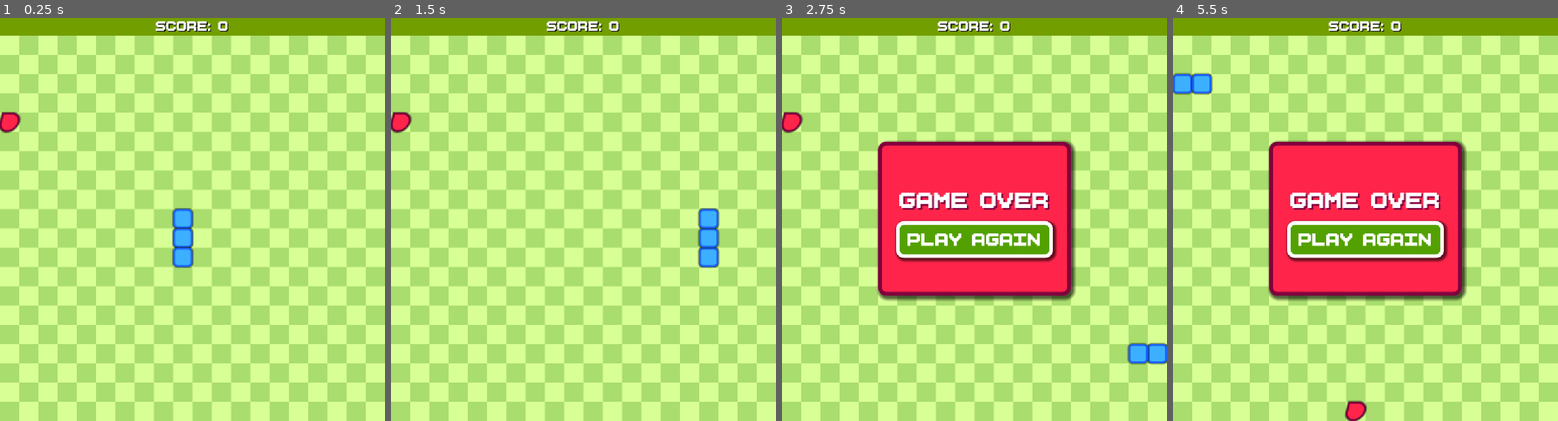
Above: before the commit, frames 1-4 (left to right).
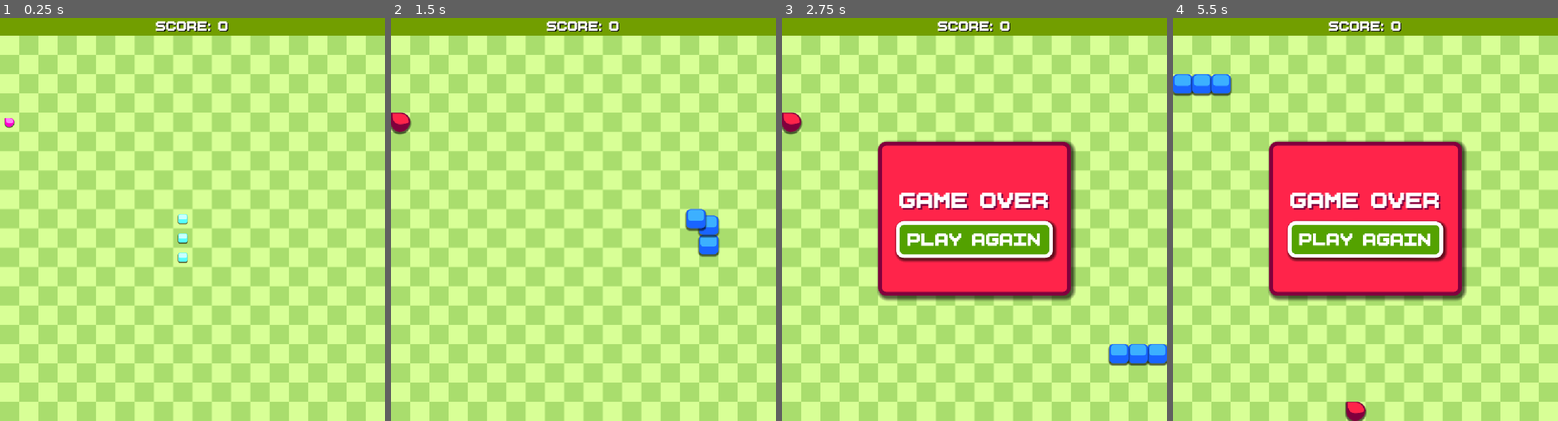
Above: after the commit, the same moments.

Repository: UbeJelly/Snake
Game: Godot game, scene res://Scenes/Main.tscn
The game is run twice, just before and just after one commit, with the same random seed, the same clock (stepped at 60 frames per second) and the same inputs.
Inputs (mouse positions are in pixels of both pictures, inside the frame that each line leads up to):
- Up to frame 1 (0.25 s): no input
- Up to frame 2 (1.5 s): move the mouse to (668, 199) at 0.52 s; hold D (move_right) 0.53-1.28 s; move the mouse to (506, 239) at 1.27 s; hold S (move_down) from 1.28 s (still down)
- Up to frame 3 (2.75 s): move the mouse to (1013, 130) at 2.02 s; release S (move_down) at 2.03 s; hold D (move_right) from 2.03 s (still down)
- Up to frame 4 (5.5 s): release D (move_right) at 2.75 s; click "PLAY AGAIN" at 2.75 s; move the mouse to (1346, 300) at 3.52 s; hold W (move_up) 3.53-4.28 s; move the mouse to (1481, 279) at 4.27 s; hold A (move_left) from 4.28 s (still down); move the mouse to (1250, 159) at 5.02 s

The runs differ from the first frame. In frame 1, 1.1% of the frame differs, in the area x 0-51%, y 23-63%; in frame 2, 0.9%; in frame 3, 0.7%; in frame 4, 1.3%, in the area x 0-72%, y 13-100%.

Commit message:
Added Tween animations on snake movements, added snake segments, food spawn, score update, and restart button.

Diff:
--- a/Scenes/Food.tscn
+++ b/Scenes/Food.tscn
@@ -2,16 +2,16 @@
 
 [sub_resource type="StyleBoxFlat" id="StyleBoxFlat_mqryn"]
 bg_color = Color(0.99999994, 0.14177391, 0.29173294, 1)
-skew = Vector2(0.25, 0)
-border_width_left = 5
-border_width_top = 5
-border_width_right = 5
-border_width_bottom = 5
+border_width_left = 4
+border_width_top = 2
+border_width_right = 4
+border_width_bottom = 20
 border_color = Color(0.50110394, 0, 0.23757759, 1)
 corner_radius_top_right = 50
 corner_radius_bottom_right = 60
 corner_radius_bottom_left = 50
 shadow_size = 4
+shadow_offset = Vector2(0, 4)
 
 [node name="Food" type="Panel" unique_id=769451045]
 custom_minimum_size = Vector2(50, 50)
--- a/Scenes/GameOver.tscn
+++ b/Scenes/GameOver.tscn
@@ -84,6 +84,8 @@
 offset_bottom = 92.0
 grow_horizontal = 2
 grow_vertical = 2
+pivot_offset = Vector2(184, 38)
+offset_transform_enabled = true
 mouse_default_cursor_shape = 2
 theme_override_colors/font_color = Color(1, 1, 1, 1)
 theme_override_colors/font_focus_color = Color(1, 1, 1, 1)
@@ -101,4 +103,6 @@
 theme_override_styles/focus = SubResource("StyleBoxFlat_wy31b")
 text = "PLAY AGAIN"
 
+[connection signal="mouse_entered" from="RestartButton" to="." method="_on_RestartButton_mouse_entered" flags=18]
+[connection signal="mouse_exited" from="RestartButton" to="." method="_on_RestartButton_mouse_exited" flags=18]
 [connection signal="pressed" from="RestartButton" to="." method="_on_RestartButton_pressed"]
--- a/Scenes/HUD.tscn
+++ b/Scenes/HUD.tscn
@@ -1,11 +1,13 @@
 [gd_scene format=3 uid="uid://ok7xv2xv4a8a"]
 
+[ext_resource type="Script" uid="uid://bq1e3gmpx4y52" path="res://Scripts/HUD.gd" id="1_jo1ms"]
 [ext_resource type="FontFile" uid="uid://2p35jk1ggllc" path="res://Assets/BoldPixels.ttf" id="1_sd512"]
 
 [sub_resource type="StyleBoxFlat" id="StyleBoxFlat_kln2b"]
 bg_color = Color(0.4457512, 0.62056583, 3.85046e-07, 1)
 
 [node name="HUD" type="CanvasLayer" unique_id=300059963]
+script = ExtResource("1_jo1ms")
 
 [node name="ScorePanel" type="Panel" parent="." unique_id=797031412]
 custom_minimum_size = Vector2(0, 50)
@@ -23,6 +25,7 @@
 offset_right = 34.5
 offset_bottom = 23.0
 grow_horizontal = 2
+offset_transform_enabled = true
 theme_override_colors/font_shadow_color = Color(0, 0, 0, 1)
 theme_override_constants/shadow_offset_x = 2
 theme_override_constants/shadow_offset_y = 2
@@ -31,3 +34,5 @@
 text = "SCORE: 0"
 horizontal_alignment = 1
 vertical_alignment = 1
+
+[connection signal="score_update" from="." to="." method="_on_score_update"]
--- a/Scenes/SnakeSegment.tscn
+++ b/Scenes/SnakeSegment.tscn
@@ -2,19 +2,21 @@
 
 [sub_resource type="StyleBoxFlat" id="StyleBoxFlat_mqryn"]
 bg_color = Color(0.23406506, 0.6893213, 0.9999998, 1)
-border_width_left = 5
-border_width_top = 5
-border_width_right = 5
-border_width_bottom = 5
+border_width_left = 4
+border_width_top = 2
+border_width_right = 4
+border_width_bottom = 20
 border_color = Color(0.09935089, 0.39107466, 1, 1)
 corner_radius_top_left = 10
 corner_radius_top_right = 10
 corner_radius_bottom_right = 10
 corner_radius_bottom_left = 10
 shadow_size = 4
+shadow_offset = Vector2(0, 4)
 
 [node name="SnakeSegment" type="Panel" unique_id=769451045 groups=["segments"]]
 custom_minimum_size = Vector2(50, 50)
 offset_right = 40.0
 offset_bottom = 40.0
+pivot_offset = Vector2(25, 25)
 theme_override_styles/panel = SubResource("StyleBoxFlat_mqryn")
--- a/Scripts/GameOver.gd
+++ b/Scripts/GameOver.gd
@@ -6,3 +6,27 @@
 
 func _on_RestartButton_pressed() -> void:
 	restart.emit()
+
+
+func _on_RestartButton_mouse_entered(button: Button) -> void:
+	var tween_scale: Tween = get_tree().create_tween().bind_node(self)
+	var tween_angle: Tween = get_tree().create_tween().bind_node(self)
+	var tween_color: Tween = get_tree().create_tween().bind_node(self)
+	tween_scale.tween_property(button, "offset_transform_scale", Vector2(1.2, 1.2),
+	0.5).set_ease(Tween.EASE_OUT).set_trans(Tween.TRANS_ELASTIC)
+	tween_angle.tween_property(button, "offset_transform_rotation", -0.05,
+	0.5).set_ease(Tween.EASE_OUT).set_trans(Tween.TRANS_ELASTIC)
+	tween_color.tween_property(button, "self_modulate", Color(1.25, 1.25, 1.25, 1.0),
+	1.0).set_ease(Tween.EASE_OUT).set_trans(Tween.TRANS_ELASTIC)
+
+
+func _on_RestartButton_mouse_exited(button: Button) -> void:
+	var tween_scale: Tween = get_tree().create_tween().bind_node(self)
+	var tween_angle: Tween = get_tree().create_tween().bind_node(self)
+	var tween_color: Tween = get_tree().create_tween().bind_node(self)
+	tween_scale.tween_property(button, "offset_transform_scale", Vector2.ONE,
+	0.5).set_ease(Tween.EASE_OUT).set_trans(Tween.TRANS_ELASTIC)
+	tween_angle.tween_property(button, "offset_transform_rotation", 0.0,
+	0.5).set_ease(Tween.EASE_OUT).set_trans(Tween.TRANS_ELASTIC)
+	tween_color.tween_property(button, "self_modulate", Color(1, 1, 1, 1),
+	1.0).set_ease(Tween.EASE_OUT).set_trans(Tween.TRANS_ELASTIC)
--- /dev/null
+++ b/Scripts/HUD.gd
@@ -0,0 +1,20 @@
+extends CanvasLayer
+
+
+signal score_update
+
+
+func _on_score_update() -> void:
+	var tween_scale: Tween = get_tree().create_tween().bind_node(self)
+	var tween_angle: Tween = get_tree().create_tween().bind_node(self)
+	#var tween_color: Tween = get_tree().create_tween().bind_node(self)
+	tween_scale.tween_property($ScoreLabel, "offset_transform_scale", Vector2(1.2, 1.2),
+	0.5).set_ease(Tween.EASE_OUT).set_trans(Tween.TRANS_ELASTIC)
+	tween_scale.tween_property($ScoreLabel, "offset_transform_scale", Vector2.ONE,
+	0.5).set_ease(Tween.EASE_OUT).set_trans(Tween.TRANS_ELASTIC)
+	tween_angle.tween_property($ScoreLabel, "offset_transform_rotation", -0.05,
+	0.5).set_ease(Tween.EASE_OUT).set_trans(Tween.TRANS_ELASTIC)
+	tween_angle.tween_property($ScoreLabel, "offset_transform_rotation", 0.0,
+	0.5).set_ease(Tween.EASE_OUT).set_trans(Tween.TRANS_ELASTIC)
+	#tween_color.tween_property($ScoreLabel, "self_modulate", Color(1.25, 1.25, 1.25, 1.0),
+	#1.0).set_ease(Tween.EASE_OUT).set_trans(Tween.TRANS_ELASTIC)
--- a/Scripts/Main.gd
+++ b/Scripts/Main.gd
@@ -65,7 +65,7 @@
 	var snake_segment: Panel = snake_scene.instantiate()
 	snake_segment.position = (pos * cell_size) + Vector2i(0, cell_size)
 	add_child(snake_segment)
-	snake.append(snake_segment)
+	animate_added_segment(snake_segment)
 
 
 func _process(_delta: float) -> void:
@@ -107,7 +107,9 @@
 	for i in range(len(snake_data)):
 		if i > 0: # move segments along by 1
 			snake_data[i] = old_data[i - 1]
-		snake[i].position = (snake_data[i] * cell_size) + Vector2i(0, cell_size)
+		var tween: Tween = get_tree().create_tween()
+		tween.tween_property(snake[i], "position",
+		Vector2((snake_data[i] * cell_size) + Vector2i(0, cell_size)), 0.1)
 
 	head = snake_data[0]
 
@@ -131,6 +133,7 @@
 	if head == food_position:
 		score += 1
 		$HUD/ScoreLabel.text = "SCORE: %s" % score
+		$HUD.score_update.emit()
 		add_segment(old_data[-1])
 		move_food()
 
@@ -144,6 +147,7 @@
 				drop_food = true
 	$Food.position = (food_position * cell_size) + Vector2i(0, cell_size)
 	drop_food = true
+	animate_food_drop()
 
 
 func end_game() -> void:
@@ -155,3 +159,26 @@
 
 func _on_game_over_restart() -> void:
 	new_game()
+
+
+func animate_added_segment(snake_segment: Panel) -> void:
+	snake_segment.scale = Vector2.ZERO
+	snake_segment.self_modulate = Color(4, 4, 4, 1)
+	var tween_scale: Tween = get_tree().create_tween()
+	var tween_color: Tween = get_tree().create_tween()
+	tween_scale.tween_property(snake_segment, "scale", Vector2.ONE,
+	1.0).set_ease(Tween.EASE_OUT).set_trans(Tween.TRANS_BOUNCE)
+	tween_color.tween_property(snake_segment, "self_modulate", Color(1, 1, 1, 1),
+	1.5).set_ease(Tween.EASE_OUT).set_trans(Tween.TRANS_BOUNCE)
+	snake.append(snake_segment)
+
+
+func animate_food_drop() -> void:
+	$Food.scale = Vector2.ZERO
+	$Food.self_modulate = Color(4, 4, 4, 1)
+	var tween_scale: Tween = get_tree().create_tween()
+	var tween_color: Tween = get_tree().create_tween()
+	tween_scale.tween_property($Food, "scale", Vector2.ONE,
+	1.0).set_ease(Tween.EASE_OUT).set_trans(Tween.TRANS_BOUNCE)
+	tween_color.tween_property($Food, "self_modulate", Color(1, 1, 1, 1),
+	1.5).set_ease(Tween.EASE_OUT).set_trans(Tween.TRANS_BOUNCE)
Not shown, added: Scripts/HUD.gd.uid
